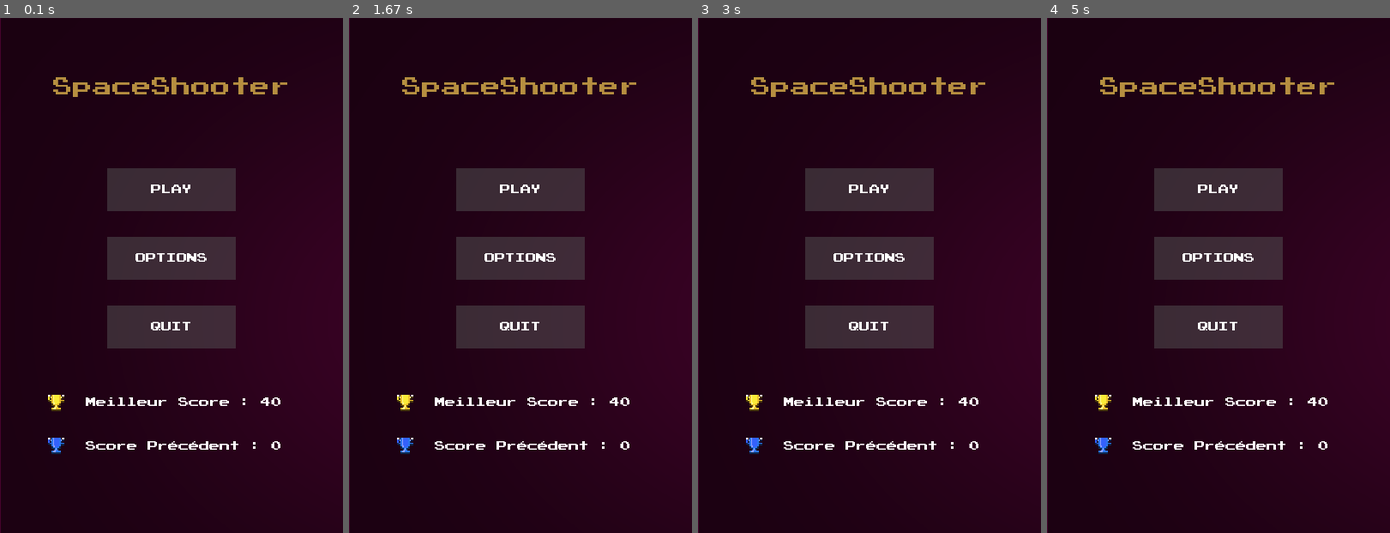
Above: before the commit, frames 1-4 (left to right).
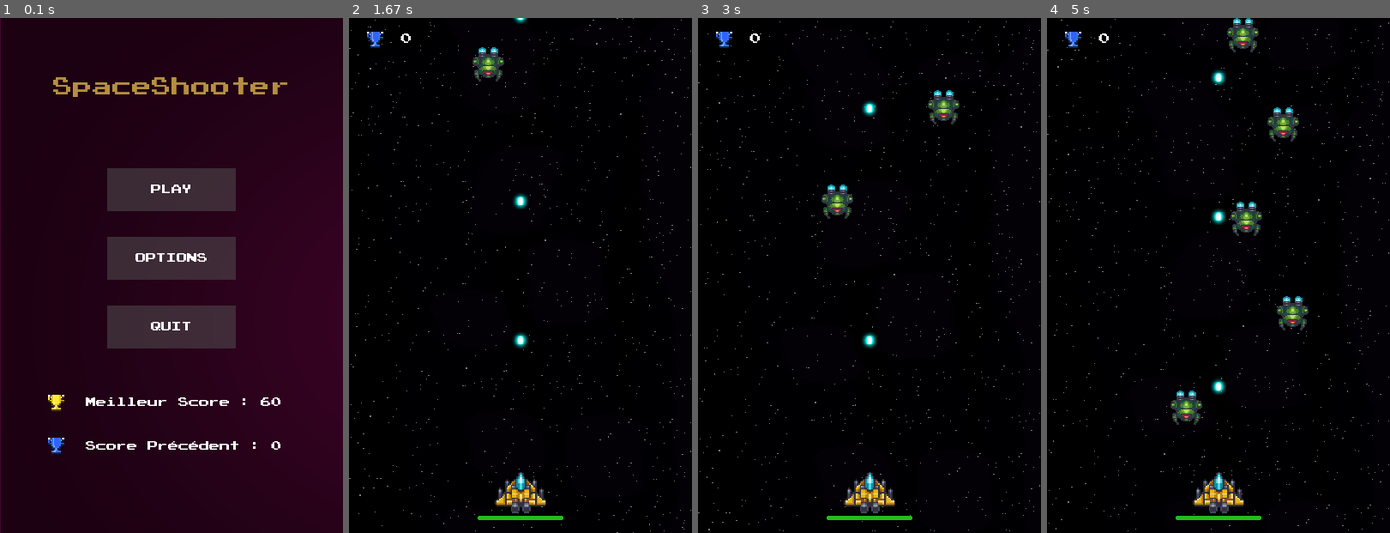
Above: after the commit, the same moments.

Repository: Fabien-crypto/SpaceShooter
Game: pygame game, started from main.py
Same seed, same stepped clock (60 frames per second), same inputs: the game is played once before the commit and once after it.
Inputs:
- Up to frame 1 (0.1 s): no input
- Up to frame 2 (1.67 s): tap Enter at 0.33 s; tap Space at 0.67, 1.07, 1.37 s
- Up to frame 3 (3 s): tap Space at 1.9, 2.2, 2.4, 2.7, 2.97 s
- Up to frame 4 (5 s): tap Space at 3.3, 3.6, 4.13, 4.43, 4.8 s

The runs differ from the first frame. In frame 1, less than 0.1% of the frame differs, in the area x 76-79%, y 73-76%; in frame 2, 100%, in the area x 0-100%, y 0-100%; in frame 3, 100%; in frame 4, 100%.

Commit message:
ajout enter pour lancer jeu

Diff:
--- a/main.py
+++ b/main.py
@@ -562,6 +562,9 @@
 
 
         for event in pygame.event.get():
+            if event.type==pygame.KEYDOWN:
+                if event.key==pygame.K_RETURN:
+                    jeu()
             if event.type == pygame.QUIT:
                 pygame.quit()
                 sys.exit()
--- a/scores.txt
+++ b/scores.txt
@@ -1,4 +1,4 @@
-40
+60
 0
 0.05
 25
Binary file changed: assets/menu/blurrybg.jpg
Binary file changed: assets/menu/currentbg.jpg
